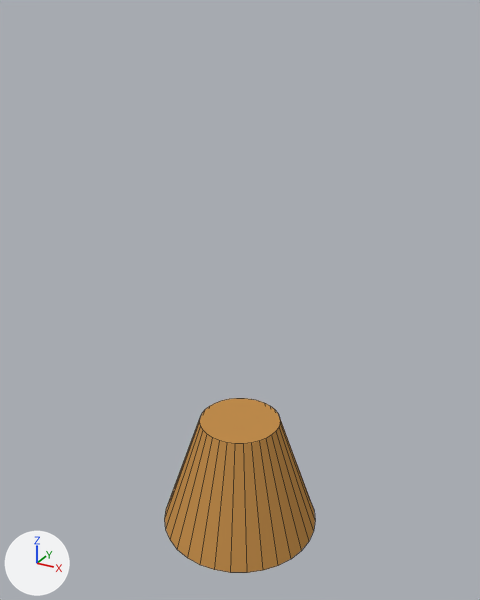
A saved change to the Blender file blender/tree_creator.blend.
Both versions are drawn from a 50 mm camera at (3.37, -6.12, 5.18) aimed at (-0.02, 0.04, 2.1). The axes (+X, +Y, +Z) are drawn at lower left. The lights are the same throughout. Mesh edges are drawn as thin lines.

Objects in the first picture: 'TaperedCylinder'.
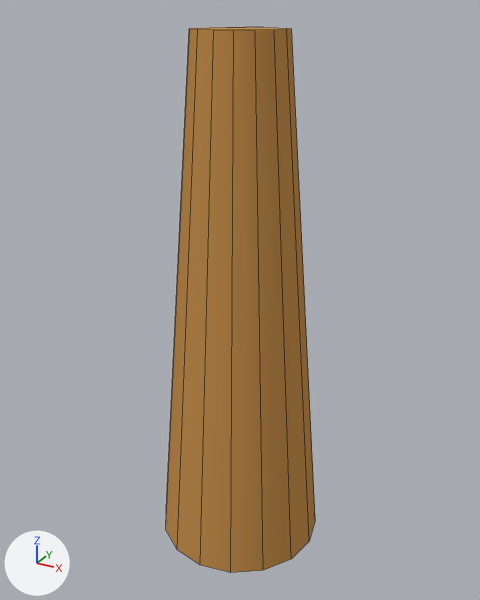
The newer file is also turned or shifted as a whole; pictures and numbers use the older file's frame.

Changed parts and their boxes (x1, y1, x2, y2) in the pictures (480 x 600 px):
'TaperedCylinder', reshaped (211% taller)
    before: (165, 398, 315, 573)
    after: (166, 27, 315, 573)
part 1 of me_cylinder_002, cut back
    before: (165, 398, 315, 573)
    after: (166, 27, 315, 573)

What changed in the scene script:
```text
Change me_cylinder_002:
    used by ob_taperedcylinder; location = (0.0, 0.0, 0.0)
    remove me_cylinder_002.from_pydata(...)  # 64 vertices, 34 faces; spans x -1.0..1.0, y -1.0..1.0, z -1.0..0.5
    add me_cylinder_002.from_pydata(...)  # 32 vertices, 18 faces; spans x -1.0..1.0, y -1.0..1.0, z -1.0..5.0
    me_cylinder_002 part 1
    48 vertices are removed from x -0.98..0.98, y -0.98..0.98, z -1.0..0.5
    34 faces are deleted
    16 vertices are added at x -0.5..0.5, y -0.5..0.5, z 5.0
    18 new faces join them
    me_cylinder_002 part 2: the surface is now shaded smooth
```
